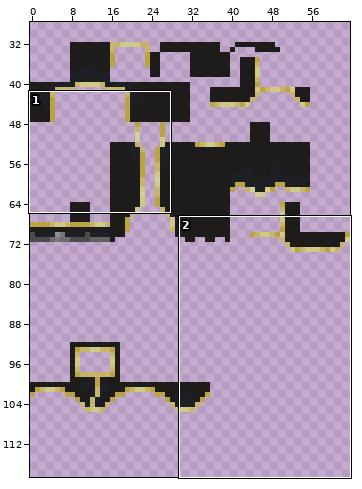
One commit to this sprite sheet: src/main/resources/assets/firenblood/textures/models/armor/darkrobearmor.png. Above, an overview of the earlier version with the close-up marked.
Close-up. As it was:
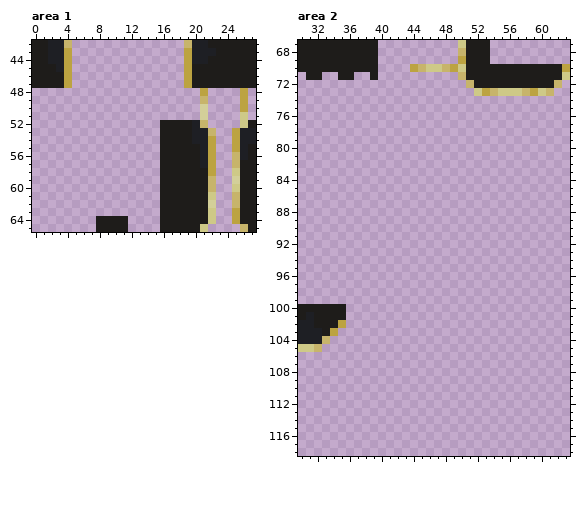
The file is 64x128 pixels. Colours within 5 levels of each other are drawn and written as one. Shown: area 1: x 0..27, y 42..65; area 2: x 30..63, y 67..118. The wide view leaves out empty margins.
Once edited:
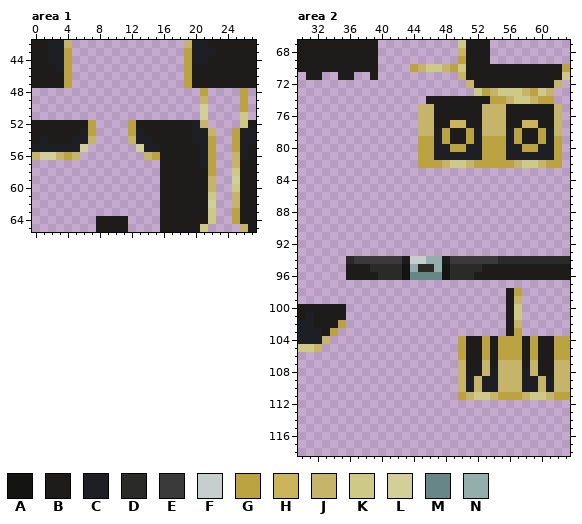
Palette (. is transparent): A #141413  B #1e1c1a  C #1e1f24  D #2a2a29  E #393a39  F #c7cece  G #bca341  H #ccb45c  J #c7b46b  K #cec987  L #d3cf99  M #668785  N #93aead
Diff:
Area 1:
The author put colour B in row 52 at x 0 to 6 and 13 to 15; in row 53 at x 0 to 5 and 14 to 15; in row 54 at x 0, 2 to 4 and 15.
The author put colour C in row 53 at x 6 and 13; in row 54 at x 1, 5 to 6 and 13 to 14; in row 55 at x 0 to 5 and 14 to 15.
The author put colour G in rows 52 to 53 at x 7 and 12; in row 56 at x 4 and 15.
The author put colour J in row 54 at x 7 and 12; in row 56 at x 0, 3, 5 and 14.
The author put colour L in row 55 at x 6 and 13; in row 56 at x 1 to 2.
Area 2:
The author put colour A in rows 95 to 96 at x 43 and 48.
The author put colour B in row 74 at x 46 to 53; in rows 75 to 76 at x 47 to 52 and 56 to 61; in row 77 at x 47 to 48, 51 to 52, 56 to 57 and 60 to 61; in rows 78 to 79 at x 49 to 50 and 58 to 59; in row 94 at x 43 and 48; in row 95 at x 36 to 38 and 53 to 63.
The author put colour B in row 96 at x 36 to 39 and 52 to 63; in rows 98 to 103 at x 56; in rows 104 to 107 at x 51 to 52, 54, 58 and 60 to 61; in row 108 at x 51 to 52 and 60 to 61.
The author put colour C in rows 78 to 79 at x 47, 52, 56 and 61; in row 80 at x 47 to 48, 51 to 52, 56 to 57 and 60 to 61; in row 81 at x 47 to 52 and 56 to 61; in row 108 at x 54 and 58; in rows 109 to 110 at x 51, 53 to 54, 58 to 59 and 61.
The author put colour D in row 94 at x 36 and 55 to 63; in row 95 at x 39 to 42, 45 to 46 and 49 to 52; in row 96 at x 40 to 42 and 49 to 51.
The author put colour E in row 94 at x 37 to 42 and 49 to 54.
The author put colour F in row 94 at x 44 to 45.
The author put colour G in row 74 at x 54 to 55 and 60 to 61; in row 78 at x 48, 51, 57 and 60; in row 79 at x 45 to 46, 48, 51, 53 to 55, 57, 60 and 62; in row 80 at x 45 to 46, 49 to 50, 53 to 55, 58 to 59 and 62; in row 81 at x 45 to 46, 53 to 55 and 62; in row 82 at x 45 to 47, 52 to 56 and 61 to 62.
The author put colour G in row 98 at x 57; in row 103 at x 57; in rows 104 to 106 at x 50, 53, 55 to 57, 59 and 62 to 63; in row 111 at x 50, 55 to 57 and 62 to 63.
The author put colour H in row 77 at x 49 to 50 and 58 to 59.
The author put colour J in row 74 at x 56 and 59; in rows 75 to 78 at x 45 to 46, 53 to 55 and 62; in row 82 at x 48, 51, 57 and 60; in row 99 at x 57; in row 102 at x 57; in rows 107 to 108 at x 50, 53, 55 to 57, 59 and 62 to 63.
The author put colour J in rows 109 to 110 at x 50, 52, 55 to 57, 60 and 62 to 63; in row 111 at x 51, 54, 58 and 61.
The author put colour K in row 74 at x 57 to 58; in row 82 at x 49 to 50 and 58 to 59; in rows 100 to 101 at x 57; in row 111 at x 52 to 53 and 59 to 60.
The author put colour M in row 96 at x 44 to 47.
The author put colour N in row 94 at x 46 to 47; in row 95 at x 44 and 47.
Where, in picture pixels (left, top, right, bottom), the same in both close-ups:
added: (32, 120, 96, 160)
added: (128, 120, 160, 160)
added: (418, 96, 562, 168)
added: (346, 256, 570, 400)
